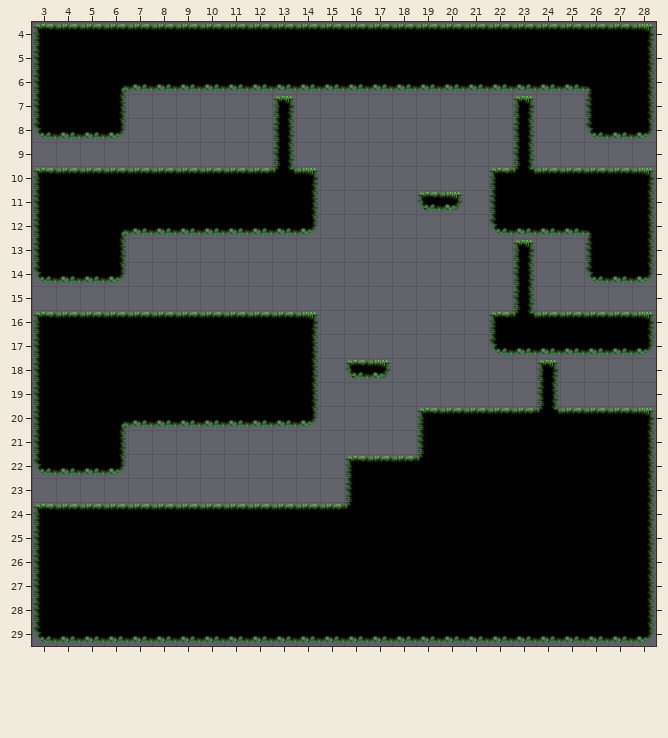
Tiled map: Assets/Levels/Forest8/Forest8.tmx. Above: the version before the commit.
Cells are 128x128 px. Shown: x 3..28, y 4..29.
After the commit:
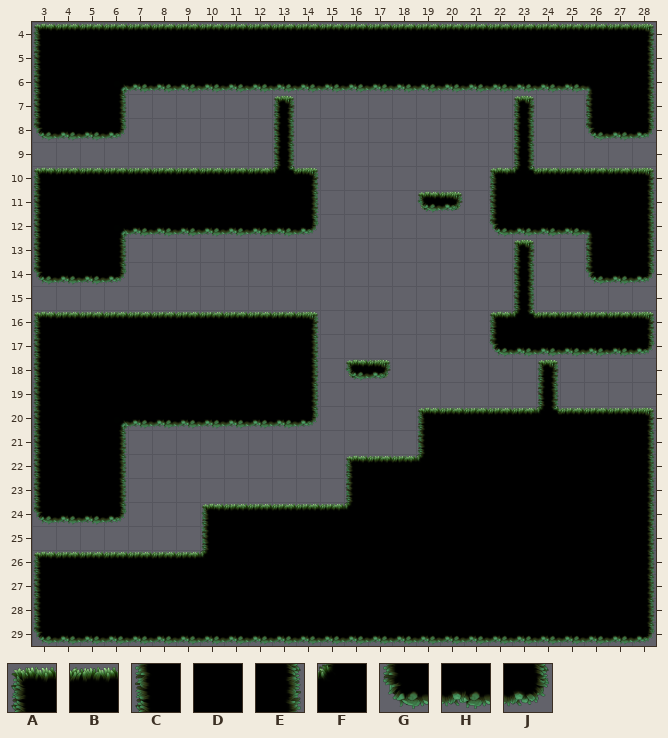
Key: from "MossyTileSet": A 0, B 1, C 7, D 8, E 9, F 12, G 14, H 15, J 16.
_ is an empty cell.
The edit:
{"where": "layer \"Camada de Blocos 1\""}
{"y":22,"x":3,"old":"GHHJ","new":"CDDE"}
{"y":23,"x":3,"old":"____","new":"CDDE"}
{"y":24,"x":3,"old":"ABBBBBBB","new":"GHHJ___A"}
{"y":25,"x":3,"old":"CDDDDDDD","new":"_______C"}
{"y":26,"x":3,"old":"CDDDDDDD","new":"ABBBBBBF"}
{"label":"changed","picture_box":[33,460,215,564]}
